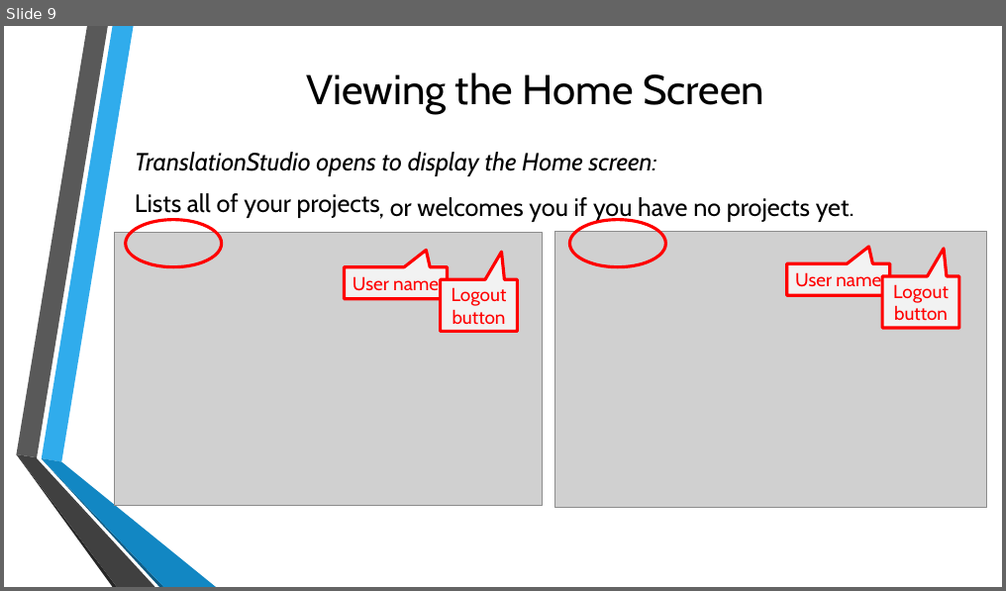
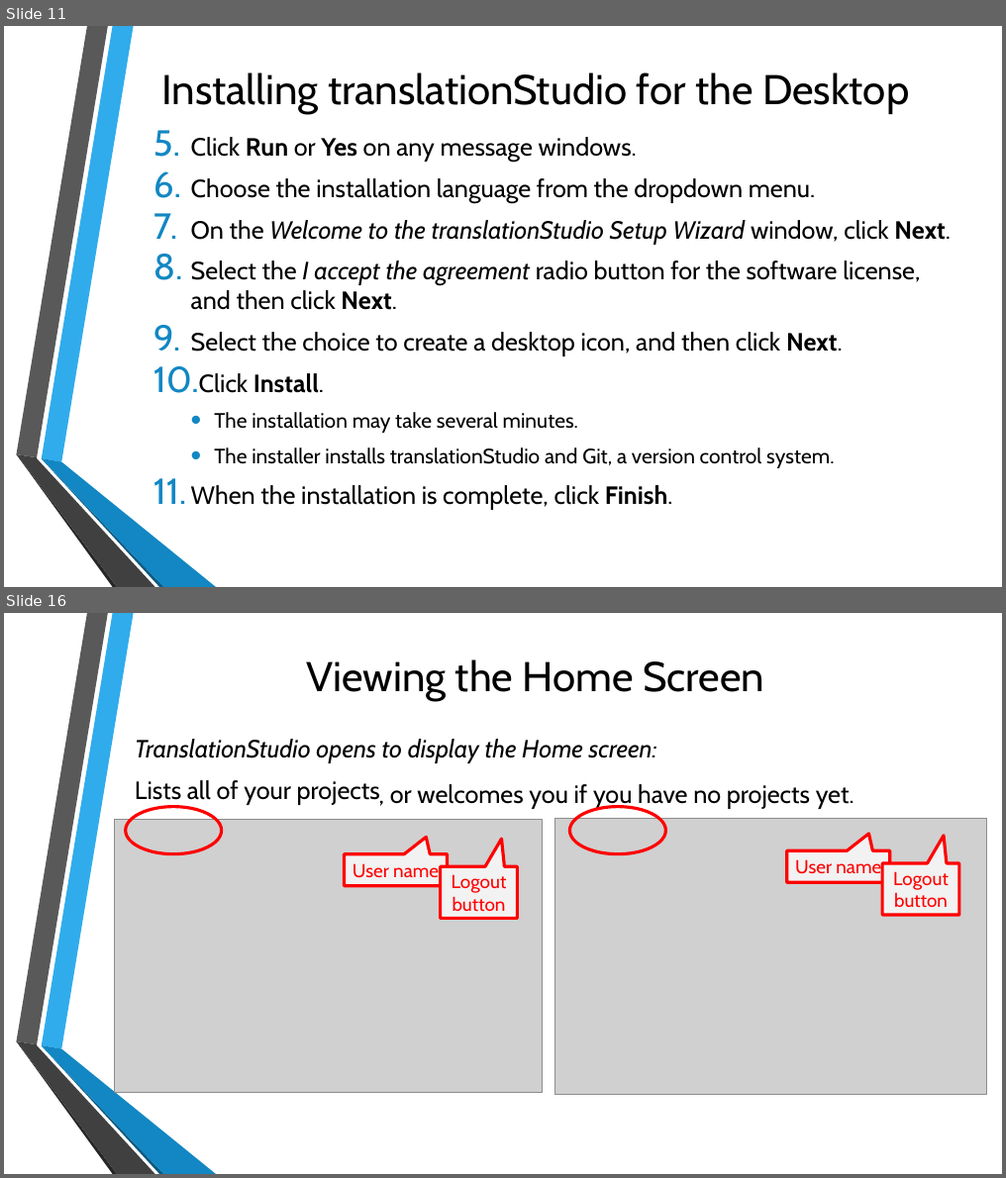
Before and after one commit to unfoldingWord-dev/translationStudio-Info, a slide deck: docs/GetStarted.pptx. Shown one above the other, each under a label of ours: slide 9 before the commit, slides 11 and 16 after it; the slides between them are not shown. The pictures are 1006x591 and 1006x1178 pixels, drawn with LibreOffice and Linux fonts; fonts in the diff are those of the drawing; grey boxes stand for pictures; background and template pictures are left out. Boxes give left, top, right and bottom in pixels: in the first picture for what was removed or moved away, otherwise in the second. Text is boxed around its words. In the diff, an @@ line names an element or a change of style, - is before the commit and + after.

```diff
--- a/docs/GetStarted.pptx
+++ b/docs/GetStarted.pptx
@@ slide 11 added at (x1=4, y1=26, x2=1002, y2=587), background picture (left out); not listed: 6 template elements that a slide beside it also shows @@
@@ title added at (x1=161, y1=73, x2=909, y2=114), 40 pt, text #000000 @@
+Installing translationStudio for the Desktop
@@ text added at (x1=191, y1=137, x2=950, y2=469), 24 pt, text #000000 @@
+5. Click Run or Yes on any message windows.
+6. Choose the installation language from the dropdown menu.
+7. On the Welcome to the translationStudio Setup Wizard window, click Next.
+8. Select the I accept the agreement radio button for the software license, and then click Next.
+9. Select the choice to create a desktop icon, and then click Next.
+10. Click Install.
+  • The installation may take several minutes.
+  • The installer installs translationStudio and Git, a version control system.
+11. When the installation is complete, click Finish.
@@ what was slide 9 is now slide 16 @@
```
Also in this commit, not shown: 7 slides changed, 8 other slides added, 2 slides removed, 1 other file.
